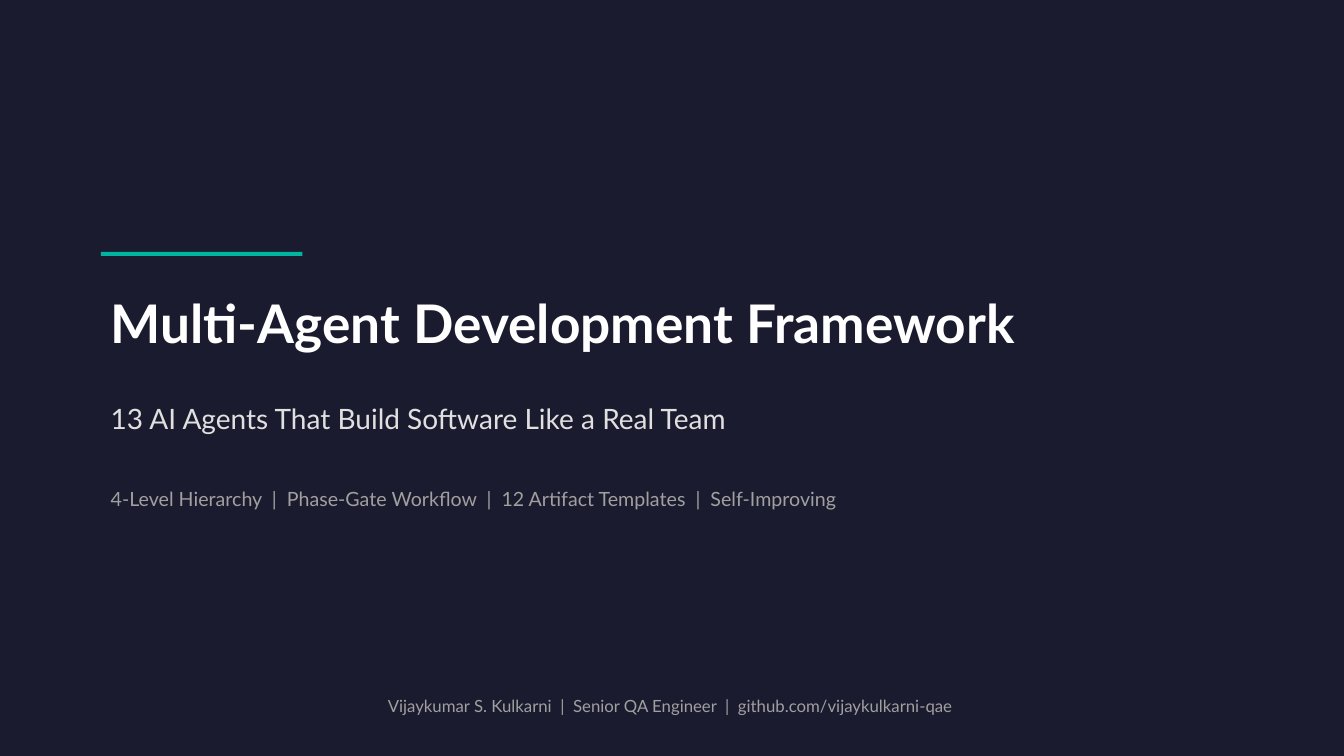
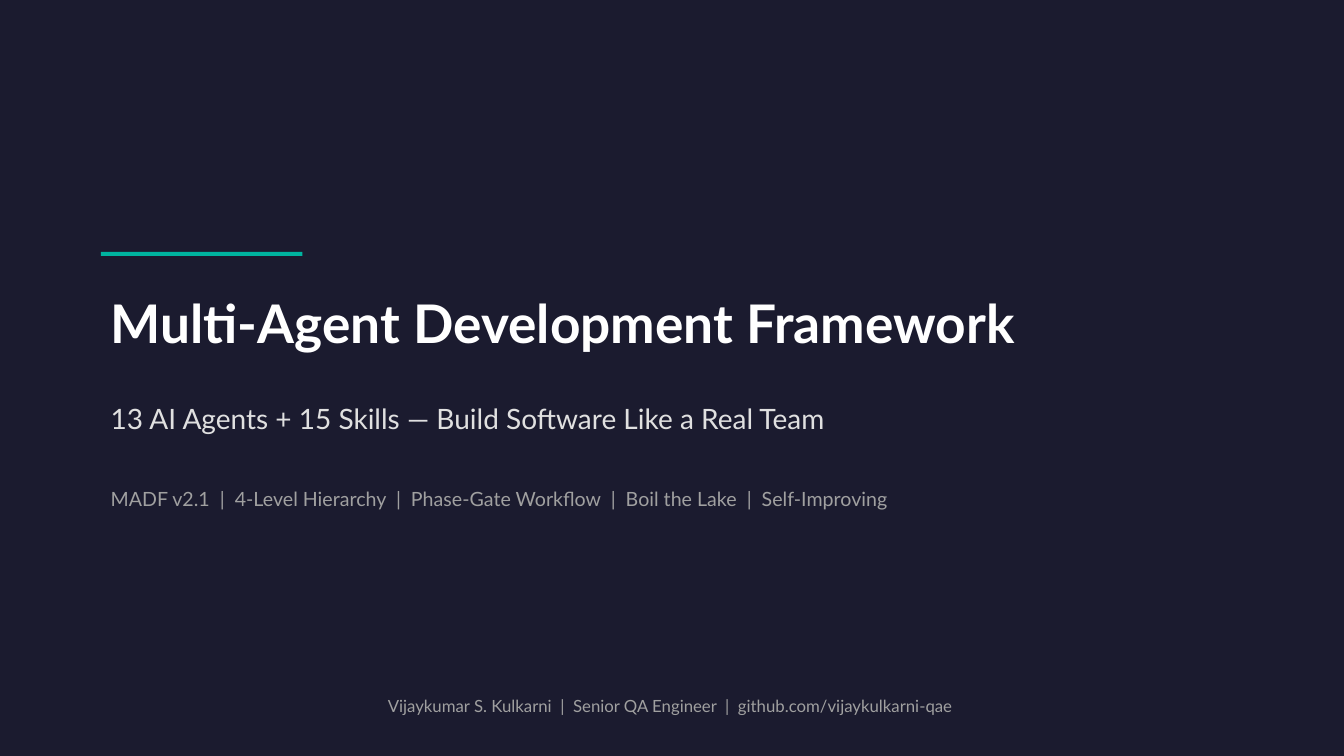
Before and after one commit to vijaykulkarni-qae/vijaykulkarni-qae, a slide deck: slide 1 of multi-agent-development-framework/MADF_Framework.pptx. Drawn at 1344x756 pixels with LibreOffice and Linux fonts; fonts in the diff are those of the drawing. Boxes give left, top, right and bottom in pixels: in the first picture for what was removed or moved away, otherwise in the second. Text is boxed around its words. In the diff, an @@ line names an element or a change of style, - is before the commit and + after.

```diff
--- a/multi-agent-development-framework/MADF_Framework.pptx
+++ b/multi-agent-development-framework/MADF_Framework.pptx
@@ text at [111,408,824,434]: text changed @@
-13 AI Agents That Build Software Like a Real Team
+13 AI Agents + 15 Skills — Build Software Like a Real Team
@@ text at [111,491,888,510]: text changed @@
-4-Level Hierarchy | Phase-Gate Workflow | 12 Artifact Templates | Self-Improving
+MADF v2.1 | 4-Level Hierarchy | Phase-Gate Workflow | Boil the Lake | Self-Improving
```
Also in this commit, not shown: 3 other slides changed, 3 slides added, 2 slides removed, 2 other files.
